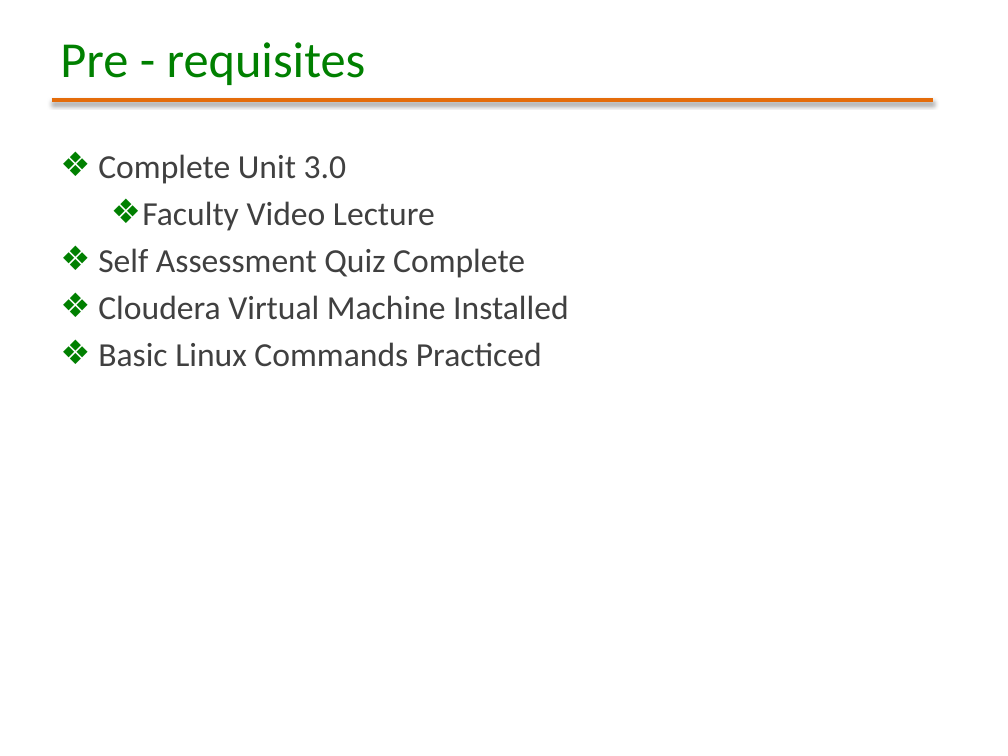
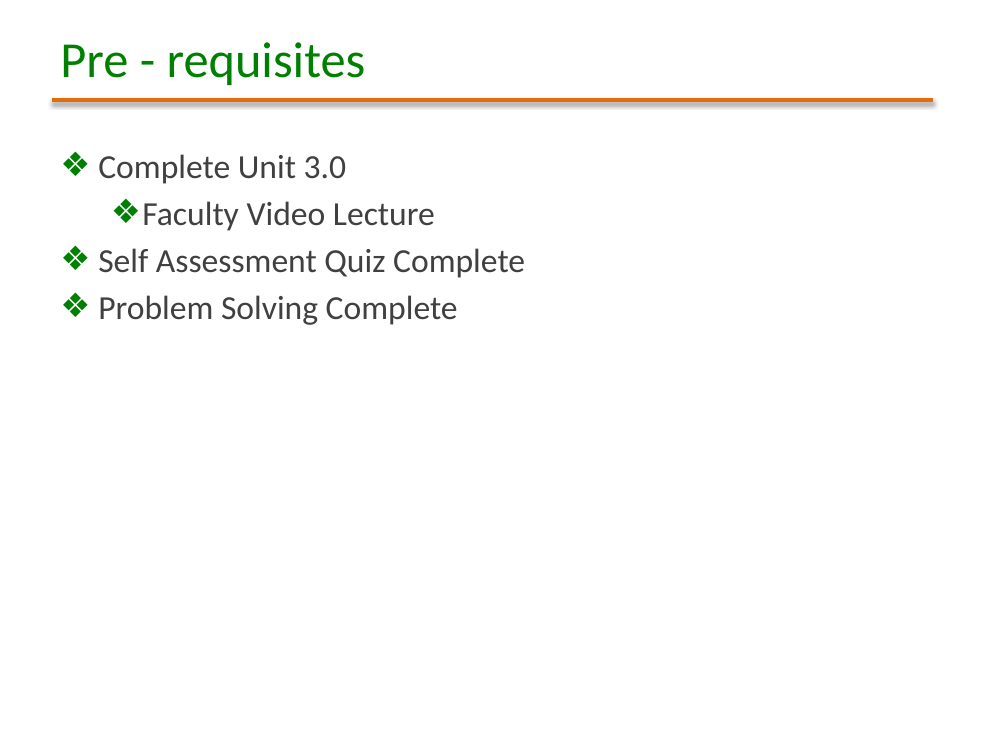
Before and after one commit to masroorrizvi/ManipalSessions, a slide deck: slide 2 of Hadoop Webinar - Session 3 (Hadoop Map Reduce - Concepts & Hands On).pptx. Drawn at 1008x756 pixels with LibreOffice and Linux fonts; fonts in the diff are those of the drawing; background and template pictures are left out. Boxes give left, top, right and bottom in pixels: in the first picture for what was removed or moved away, otherwise in the second. Text is boxed around its words. In the diff, an @@ line names an element or a change of style, - is before the commit and + after.

```diff
--- a/Hadoop Webinar - Session 3 (Hadoop Map Reduce - Concepts & Hands On).pptx
+++ b/Hadoop Webinar - Session 3 (Hadoop Map Reduce - Concepts & Hands On).pptx
@@ text at <box>98,295,458,325</box>: text changed @@
-❖ Cloudera Virtual Machine Installed
-❖ Basic Linux Commands Practiced
+❖ Problem Solving Complete
```
Also in this commit, not shown: 4 other slides changed, 2 slides added, 1 slide removed, 1 other file.
